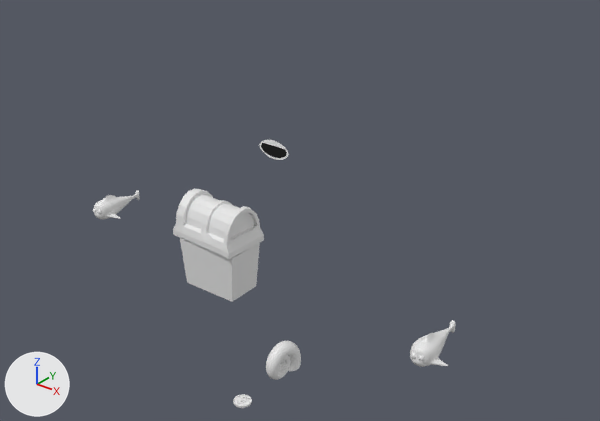
An edit to the Blender file obj_treasureBox_esandiOnara_0369.blend, drawn before and after from the same camera.
Both versions are drawn from a camera (50 mm lens) standing at (36.8, -36.9, 29.0) and looking at (-6.2, 16.8, -4.3). Every picture has the same lights, and +X, +Y and +Z are marked at lower left. The picture after the commit comes second.
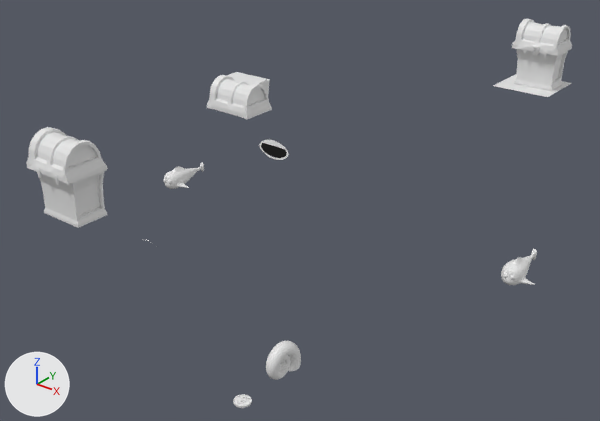
Commit message: Tried to make the tentacles for the octupus

Where the change shows, as pixel boxes [x1, y1, x2, y2] in the pictures (600 x 421 px):
'Lid for the box', moved, rescaled (34% narrower, 47% shorter)
    before: [173, 188, 264, 259]
    after: [512, 19, 572, 56]
'Treasure Box', reshaped, moved, turned, rescaled
    before: [180, 238, 260, 302]
    after: [514, 49, 569, 91]
'Lid for the box.002', added
    after: [26, 127, 108, 184]
'Treasure Box.002', added
    after: [40, 169, 107, 228]
'Lid for the box.001', added
    after: [207, 75, 272, 119]
'Cube', moved
    before: [410, 320, 455, 367]
    after: [501, 249, 537, 285]
'Cube.001', moved
    before: [94, 190, 140, 219]
    after: [164, 163, 204, 189]
'Plane.001', added
    after: [493, 74, 571, 97]
'Treasure Box.001', added
    after: [226, 72, 270, 94]
'Cube.004', added
    after: [532, 45, 540, 55]
'Cube.003', added
    after: [36, 168, 59, 185]
'Sphere', moved
    before: [418, 355, 425, 361]
    after: [509, 275, 515, 280]
'Sphere.001', moved
    before: [411, 353, 416, 359]
    after: [503, 273, 508, 278]
'Cube.002', added
    after: [523, 47, 547, 58]
'Sphere.002', moved
    before: [97, 210, 102, 214]
    after: [168, 180, 172, 184]
'Sphere.003', moved (not visible afterwards)
    before: [93, 208, 96, 213]

The change, as a list of edits to the scene's bpy script:
```text
Change me_cube_004:
    used by ob_treasure_box; location = (0.04, -0.02, -0.16); rotation_euler = (0.0, 0.0, 0.0293), in degrees (0, 0, 1.7); scale = (1.0, 1.0, 0.862)
    remove me_cube_004.from_pydata(...)  # 8 vertices, 6 faces; spans x -2.43..2.43, y -1.49..1.49, z -2.09..2.09
    add me_cube_004.from_pydata(...)  # 96 vertices, 94 faces; spans x -2.58..2.58, y -1.8..1.8, z -2.33..2.0
    me_cube_004 part 1: 8 vertices removed from x -2.43..2.43, y -1.49..1.49, z -2.09..2.09; 96 vertices added at x -2.58..2.58, y -1.8..1.8, z -2.33..2.0
    add me_cube_004.materials.append(mat_wood)  # white #e7e7e7
Add me_plane_001:
    me_plane_001.from_pydata([(-1.0, -1.0, 0.0), (1.0, -1.0, 0.0), (-1.0, 1.0, 0.0), (1.0, 1.0, 0.0)], [], [(0, 1, 3, 2)])
Add me_cube_002:
    me_cube_002.from_pydata([(-2.15, -1.31, -2.09), (-2.43, -1.49, 2.09), (-2.15, 1.31, -2.09), (-2.43, 1.49, 2.09), (2.15, -1.31, -2.09), (2.43, -1.49, 2.09), (2.15, 1.31, -2.09), (2.43, 1.49, 2.09)], [], [(0, 1, 3, 2), (2, 3, 7, 6), (6, 7, 5, 4), (4, 5, 1, 0), (2, 6, 4, 0), (7, 3, 1, 5)])
Change ob_cube:
    ob_cube.location: (17.07, -2.43, 0.0) -> (17.07, 9.43, 0.0)
Change ob_cube_001:
    ob_cube_001.location: (-12.54, -1.95, 0.29) -> (-12.54, 5.56, 0.29)
Change ob_treasure_box:
    ob_treasure_box.scale: (1.0, 1.0, 0.862) -> (1.0, 1.0, 1.0)
    ob_treasure_box.location: (0.04, -0.02, -0.16) -> (-0.11, 53.56, 2.32)
    ob_treasure_box.rotation_euler: (0.0, 0.0, 0.0293) -> (0.0, 0.0, 0.0092)  # degrees (0, 0, 1.7) -> degrees (0, 0, 0.5)
Change ob_lid_for_the_box:
    ob_lid_for_the_box.location: (-0.07, 0.0, 2.78) -> (-0.09, 53.23, 5.28)
    ob_lid_for_the_box.scale: (1.0, 1.0, 1.0) -> (1.11, 1.0, 1.0)
Add ob_plane_001:
    ob_plane_001 = bpy.data.objects.new('Plane.001', me_plane_001)
    ob_plane_001.location = (-0.59, 53.12, -0.03)
    ob_plane_001.scale = (3.37, 3.37, 3.37)
Add ob_cube_004:
    ob_cube_004 = bpy.data.objects.new('Cube.004', me_cube_007)  # 59 vertices, 53 faces; spans x -0.79..0.79, y -0.41..1.67, z -1.0..1.0
    ob_cube_004.location = (0.01, 51.27, 4.47)
    ob_cube_004.scale = (0.516, 0.292, 0.516)
Add ob_cube_003:
    ob_cube_003 = bpy.data.objects.new('Cube.003', me_cube_006)  # 12 vertices, 10 faces; spans x -0.92..0.92, y -0.45..0.45, z -0.8..1.19; modifiers MIRROR, BEVEL
    ob_cube_003.location = (-17.0, -1.06, 2.05)
    ob_cube_003.scale = (-0.212, -0.245, -0.413)
Add ob_lid_for_the_box_002:
    ob_lid_for_the_box_002 = bpy.data.objects.new('Lid for the box.002', me_cylinder_006)  # 180 vertices, 185 faces; spans x -2.01..1.8, y -1.03..2.0, z -2.77..2.83
    ob_lid_for_the_box_002.location = (-18.18, 0.78, 2.98)
    ob_lid_for_the_box_002.rotation_euler = (1.571, 0.0, -1.542)  # degrees (90, 0, -88)
    ob_lid_for_the_box_002.scale = (1.11, 1.0, 1.0)
Add ob_treasure_box_002:
    ob_treasure_box_002 = bpy.data.objects.new('Treasure Box.002', me_cube_005)  # 96 vertices, 94 faces; spans x -2.58..2.58, y -1.8..1.8, z -2.33..2.0
    ob_treasure_box_002.location = (-18.2, 1.11, 0.02)
    ob_treasure_box_002.rotation_euler = (0.0, 0.0, 0.0092)  # degrees (0, 0, 0.5)
Add ob_cube_002:
    ob_cube_002 = bpy.data.objects.new('Cube.002', me_cube_006.copy())  # modifiers MIRROR, BEVEL
    ob_cube_002.location = (1.15, 51.39, 4.35)
    ob_cube_002.scale = (-0.212, -0.245, -0.413)
Add ob_lid_for_the_box_001:
    ob_lid_for_the_box_001 = bpy.data.objects.new('Lid for the box.001', me_cylinder_003)  # 180 vertices, 185 faces; spans x -1.98..1.95, y -1.0..2.0, z -2.77..2.79
    ob_lid_for_the_box_001.location = (-17.48, 21.22, 2.88)
    ob_lid_for_the_box_001.rotation_euler = (1.571, 0.0, -1.542)  # degrees (90, 0, -88)
Add ob_treasure_box_001:
    ob_treasure_box_001 = bpy.data.objects.new('Treasure Box.001', me_cube_002)
    ob_treasure_box_001.location = (-24.36, 29.58, -0.06)
    ob_treasure_box_001.rotation_euler = (0.0, 0.0, 0.0293)  # degrees (0, 0, 1.7)
    ob_treasure_box_001.scale = (1.0, 1.0, 0.862)
```
